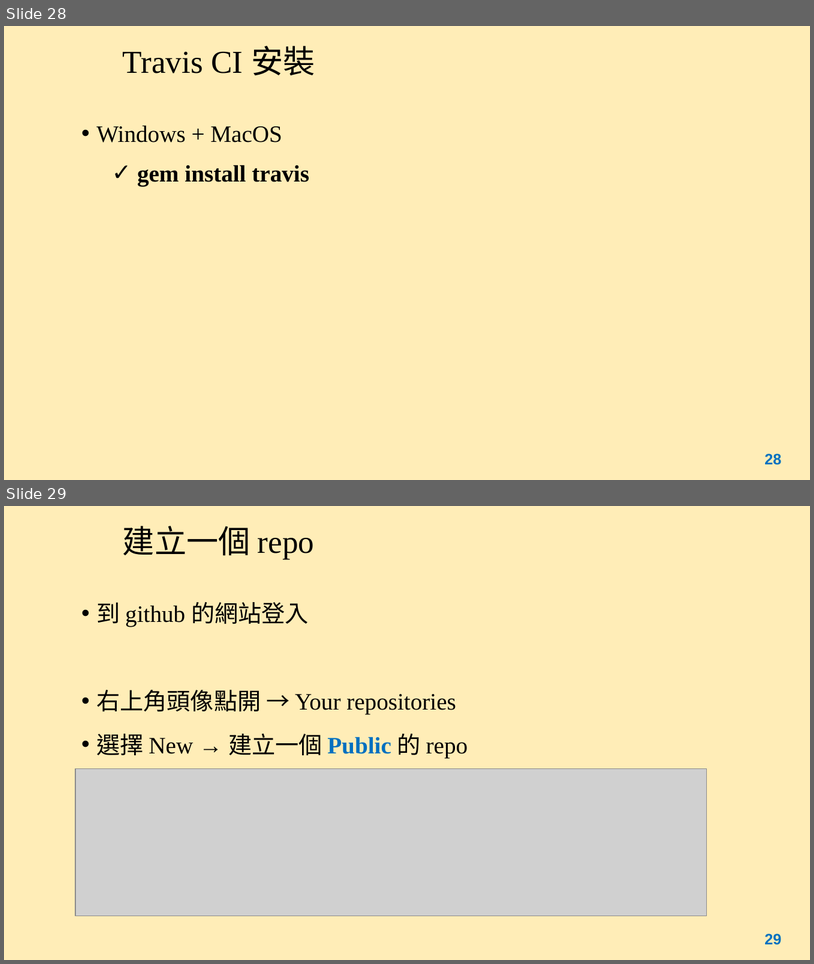
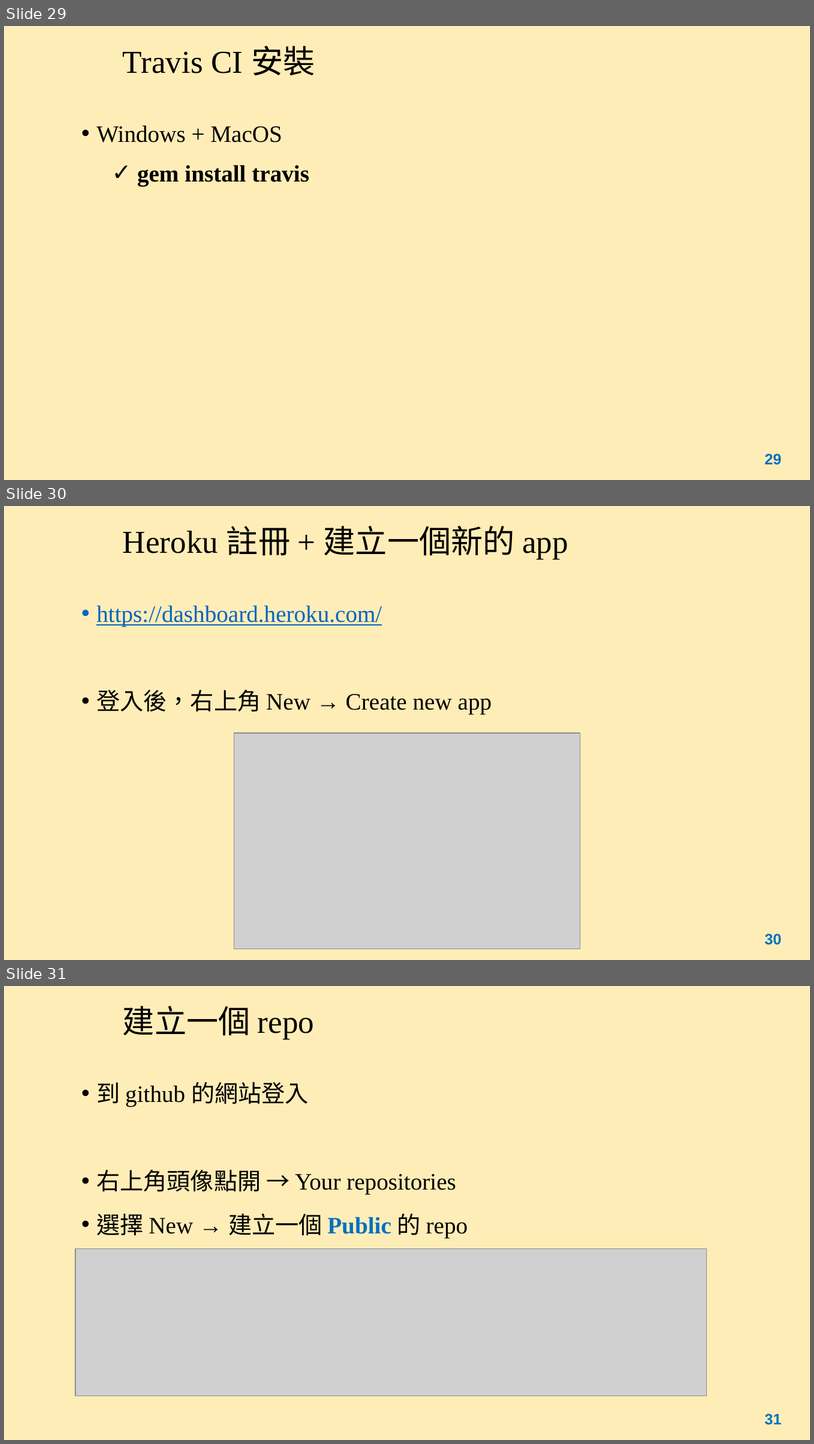
Before and after one commit to sftseng7401/ch4demo, a slide deck: myapp/Chapter4.pptx. Shown one above the other, each under a label of ours: slides 28 and 29 before the commit, slides 29, 30 and 31 after it. The pictures are 814x964 and 814x1444 pixels, drawn with LibreOffice and Linux fonts; fonts in the diff are those of the drawing; grey boxes stand for pictures. Boxes give left, top, right and bottom in pixels: in the first picture for what was removed or moved away, otherwise in the second. Text is boxed around its words. In the diff, an @@ line names an element or a change of style, - is before the commit and + after.

```diff
--- a/myapp/Chapter4.pptx
+++ b/myapp/Chapter4.pptx
@@ slide 30 added at bbox=[4, 506, 810, 960], background #FFE699 at 70% opacity @@
@@ title added at bbox=[123, 526, 569, 559], 38 pt, text #000000 @@
+Heroku 註冊 + 建立一個新的 app
@@ text added at bbox=[96, 605, 492, 714], 28 pt, text #0563C1, underline @@
+• https://dashboard.heroku.com/
+• 登入後，右上角 New → Create new app
@@ picture added at bbox=[234, 733, 581, 949] @@
@@ page number added at bbox=[765, 933, 782, 945], 18 pt, text #0070C0, bold @@
+30
@@ what was slide 28 is now slide 29 @@
@@ page number at bbox=[765, 453, 782, 465]: text changed @@
-28
+29
@@ what was slide 29 is now slide 31 @@
@@ page number at bbox=[765, 1413, 782, 1425]: text changed @@
-29
+31
```
Also in this commit, not shown: 2 slides changed, 7 other slides added.
